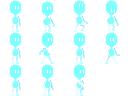
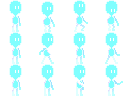
The second 128 x 96 image is a revision of the first. Changes to its layers:
painted on "Shard #1" over (105, 64, 116, 78)
painted on "Shard #2" over (112, 80, 123, 85)
painted on "Shard #3" over (108, 84, 114, 91)
painted on "Shard #4" over (108, 74, 115, 87)
painted on "Shard #5" over (111, 66, 118, 80)
painted on "Shard #6" over (108, 80, 111, 90)
painted on "Shard #7" over (108, 88, 115, 96)
